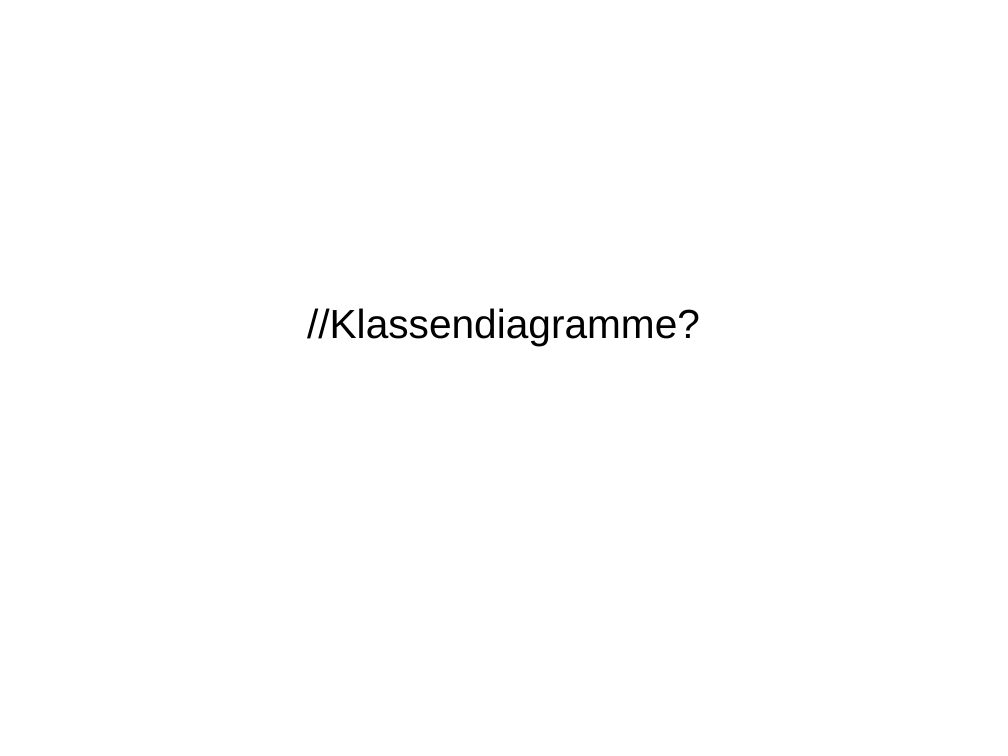
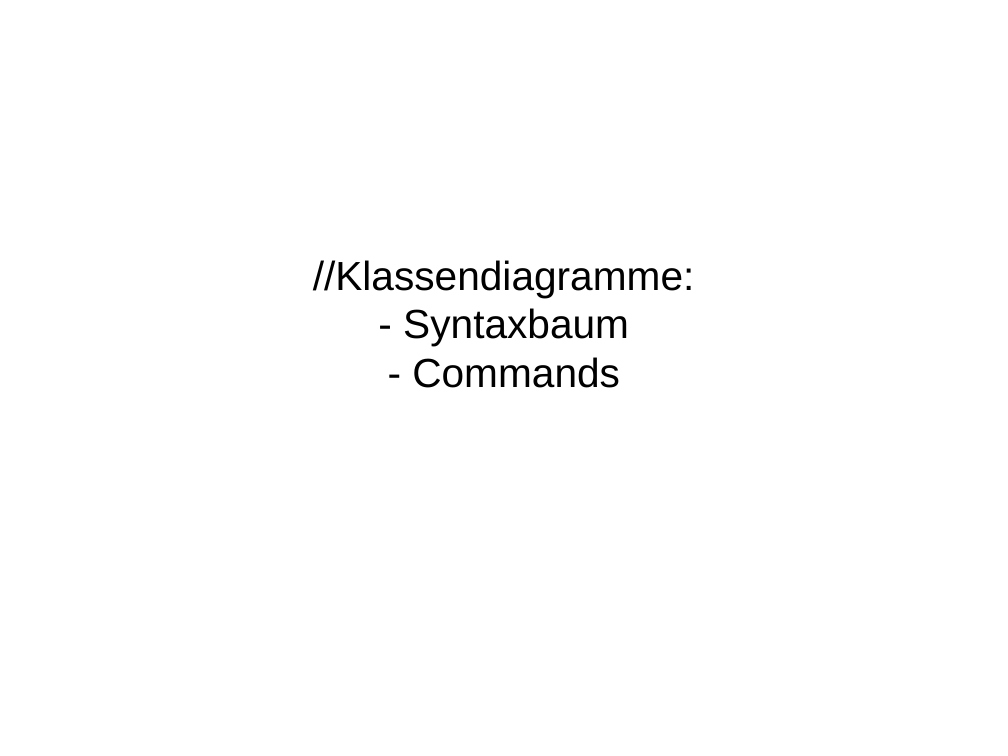
Before and after one commit to JoanaP1997/PSE, a slide deck: slide 15 of Abchlusspräsentation/Präsentationsskelett.odp (slide 11 before the commit). Drawn at 1008x756 pixels with LibreOffice and Linux fonts; fonts in the diff are those of the drawing. Boxes give left, top, right and bottom in pixels: in the first picture for what was removed or moved away, otherwise in the second. Text is boxed around its words. In the diff, an @@ line names an element or a change of style, - is before the commit and + after.

```diff
--- a/Abchlusspräsentation/Präsentationsskelett.odp
+++ b/Abchlusspräsentation/Präsentationsskelett.odp
@@ subtitle at [313, 260, 695, 388]: text changed @@
-//Klassendiagramme?
+//Klassendiagramme:
+- Syntaxbaum
+- Commands
```
Also in this commit, not shown: 2 other slides changed, 4 slides added, 1 other file.
